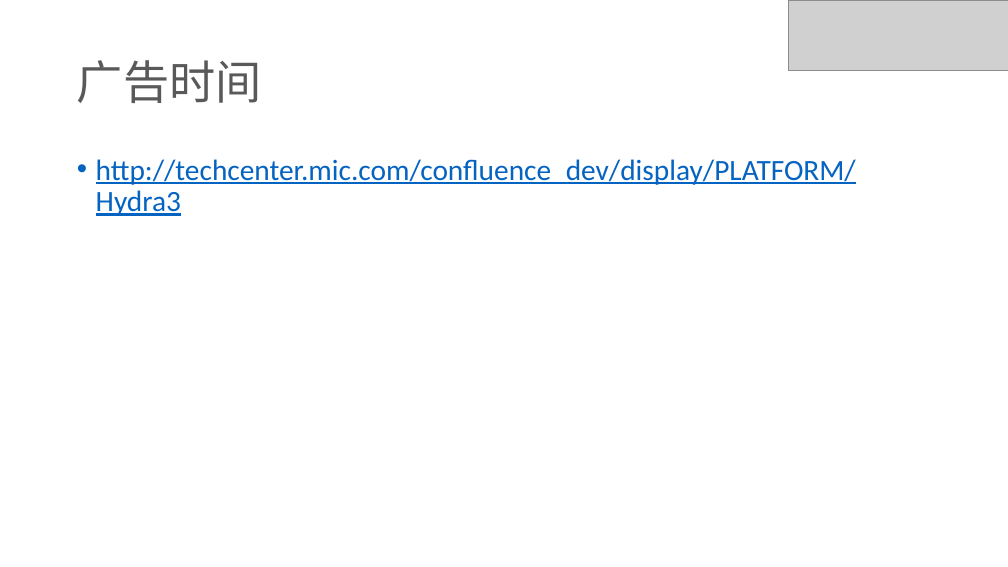
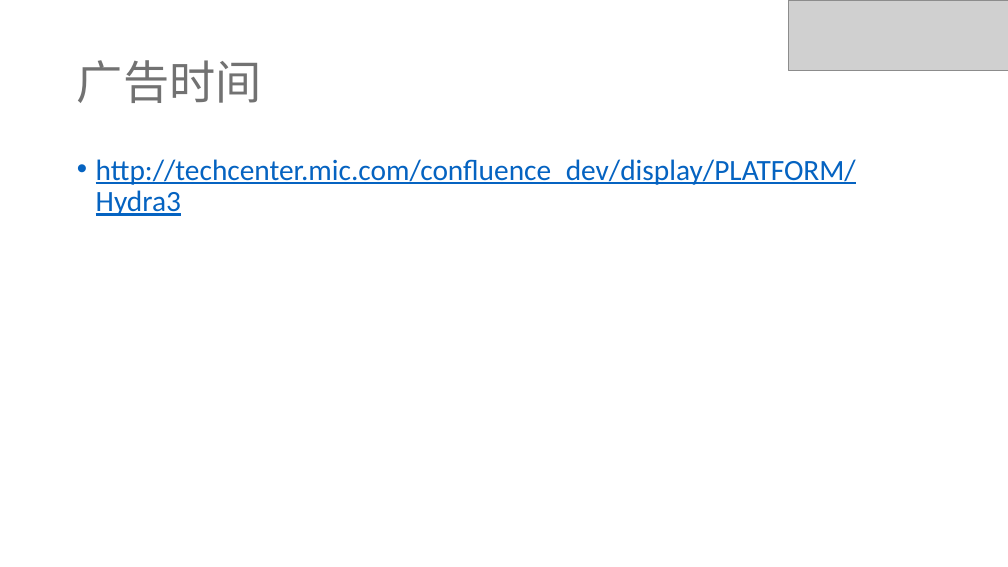
Before and after one commit to ivaneye/ivaneye.github.com, a slide deck: slide 15 of source/ppt/work/焦点服务化框架Hydra的演变-王一帆.pptx (slide 13 before the commit). Drawn at 1008x567 pixels with LibreOffice and Linux fonts; fonts in the diff are those of the drawing; grey boxes stand for pictures. Boxes give left, top, right and bottom in pixels: in the first picture for what was removed or moved away, otherwise in the second. Text is boxed around its words. In the diff, an @@ line names an element or a change of style, - is before the commit and + after.

```diff
--- a/source/ppt/work/焦点服务化框架Hydra的演变-王一帆.pptx
+++ b/source/ppt/work/焦点服务化框架Hydra的演变-王一帆.pptx
@@ title "广告时间" at bbox=[77, 60, 262, 103]: text colour #595959 to #727272 @@
```
Also in this commit, not shown: 11 other slides changed, 4 slides added, 2 slides removed, 1 other file.
